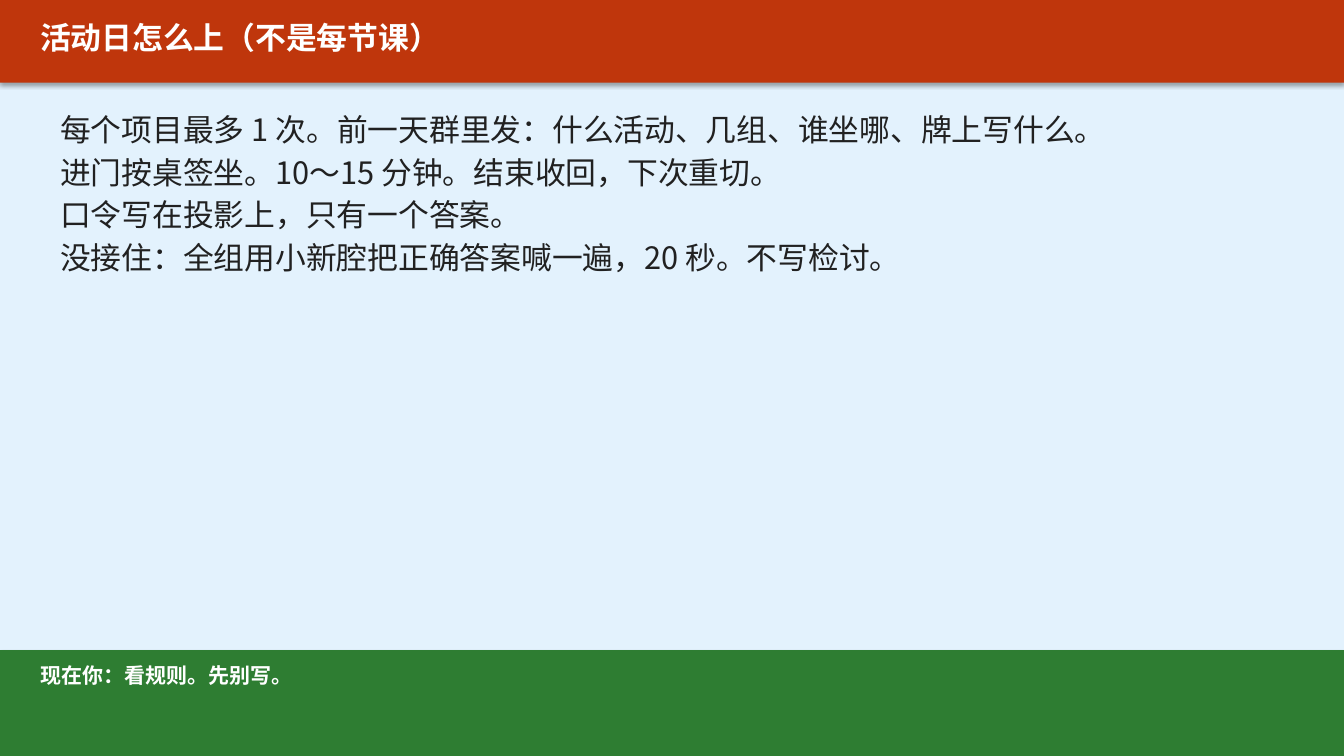
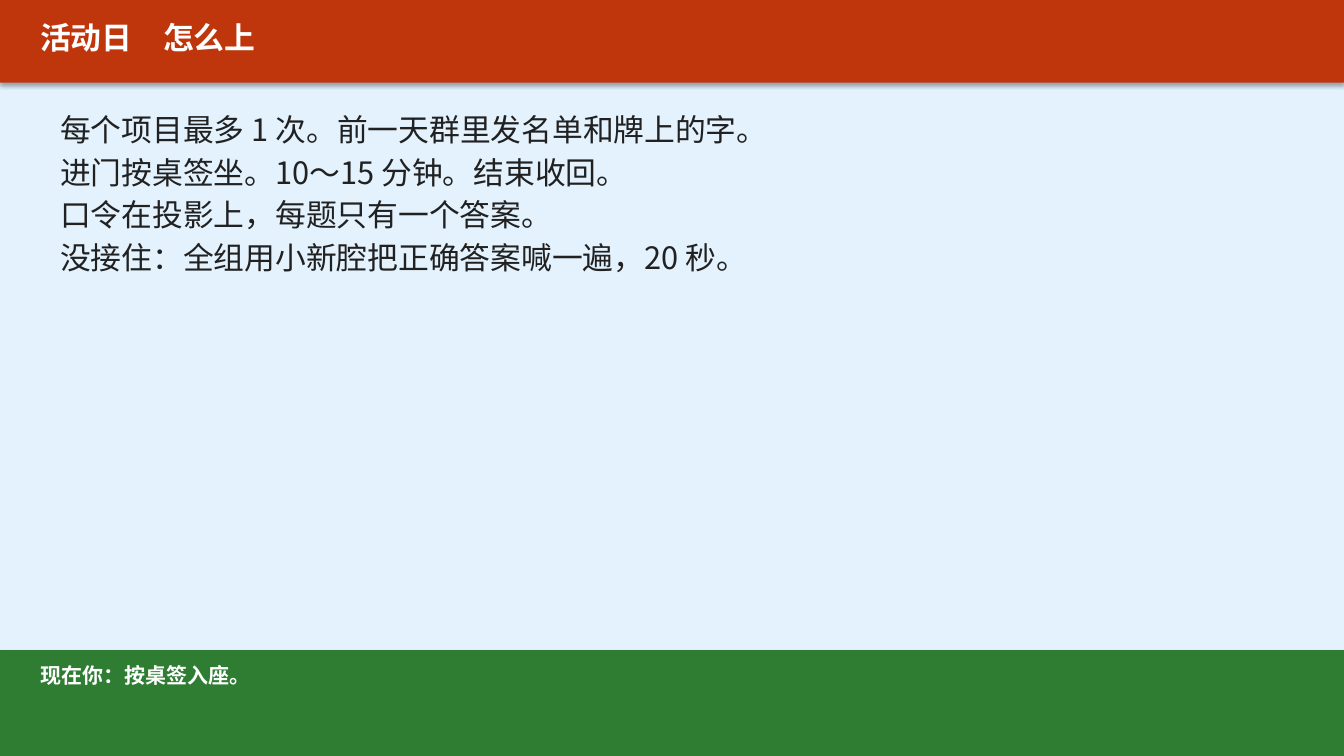
Before and after one commit to xuehui003-1/jichukuaiji, a slide deck: slide 3 of 90_通用工具_全学期复用/90-C14_课堂活动与课后任务_上课投影_v1.0_20260821.pptx (slide 13 before the commit). Drawn at 1344x756 pixels with LibreOffice and Linux fonts; fonts in the diff are those of the drawing. Boxes give left, top, right and bottom in pixels: in the first picture for what was removed or moved away, otherwise in the second. Text is boxed around its words. In the diff, an @@ line names an element or a change of style, - is before the commit and + after.

Commit message:
任务写在讲到那一页的课件上：项目一讲完四张图才布置连讲，项目四看完连环画才配音
C14改成活动日专用，平时下课看各项目收工页。删掉两句对话的假配音和未讲科目就考借贷。

```diff
--- a/90_通用工具_全学期复用/90-C14_课堂活动与课后任务_上课投影_v1.0_20260821.pptx
+++ b/90_通用工具_全学期复用/90-C14_课堂活动与课后任务_上课投影_v1.0_20260821.pptx
@@ text at bbox=[40, 23, 255, 52]: text changed @@
-活动日怎么上（不是每节课）
+活动日 怎么上
@@ text at bbox=[60, 115, 768, 272]: text changed @@
-每个项目最多 1 次。前一天群里发：什么活动、几组、谁坐哪、牌上写什么。
-进门按桌签坐。10～15 分钟。结束收回，下次重切。
-口令写在投影上，只有一个答案。
-没接住：全组用小新腔把正确答案喊一遍，20 秒。不写检讨。
+每个项目最多 1 次。前一天群里发名单和牌上的字。
+进门按桌签坐。10～15 分钟。结束收回。
+口令在投影上，每题只有一个答案。
+没接住：全组用小新腔把正确答案喊一遍，20 秒。
@@ text at bbox=[40, 665, 250, 685]: text changed @@
-现在你：看规则。先别写。
+现在你：按桌签入座。
```
Also in this commit, not shown: 23 other slides changed, 1 slide added, 17 slides removed, 3 other files.
